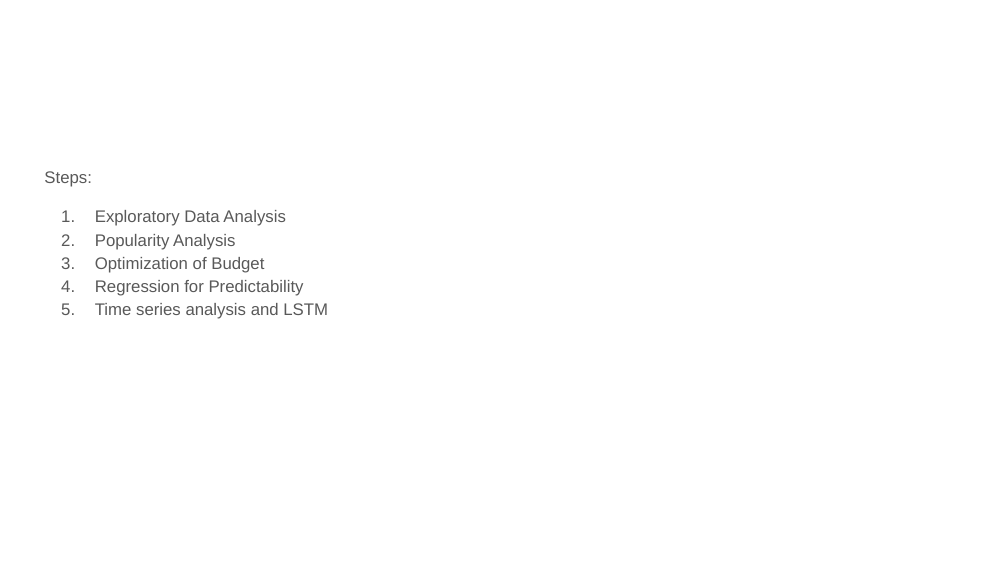
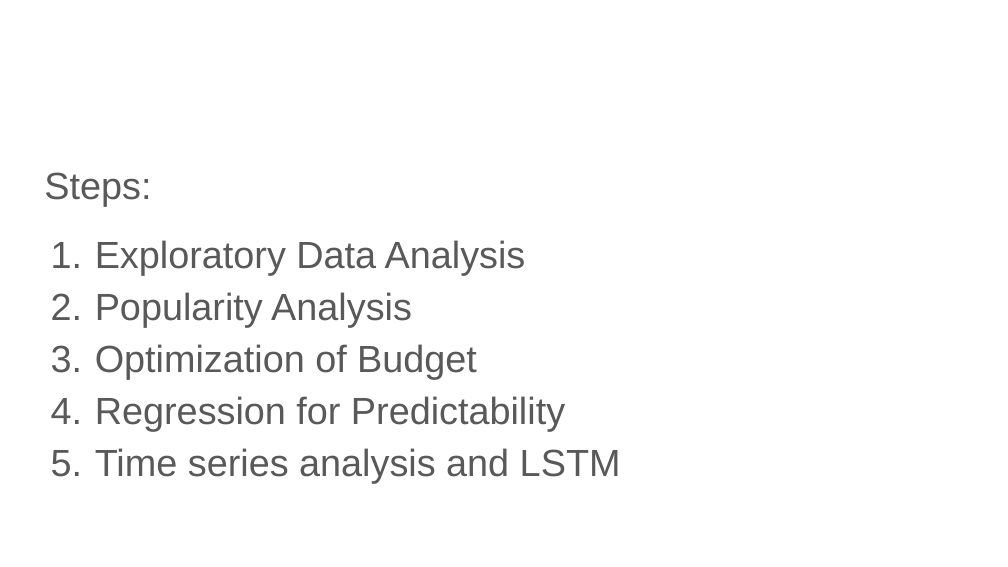
Before and after one commit to JupiK9/fall-2025-group2, a slide deck: slide 4 of presentation/Capstone Final Presentation.pptx. Drawn at 1008x567 pixels with LibreOffice and Linux fonts; fonts in the diff are those of the drawing; background and template pictures are left out. Boxes give left, top, right and bottom in pixels: in the first picture for what was removed or moved away, otherwise in the second. Text is boxed around its words. In the diff, an @@ line names an element or a change of style, - is before the commit and + after.

```diff
--- a/presentation/Capstone Final Presentation.pptx
+++ b/presentation/Capstone Final Presentation.pptx
@@ text "Steps:" at (44, 172, 621, 484): size 12 to 27 pt; indent changed @@
```
Also in this commit, not shown: 5 other slides changed, 12 slides added, 5 slides removed.
